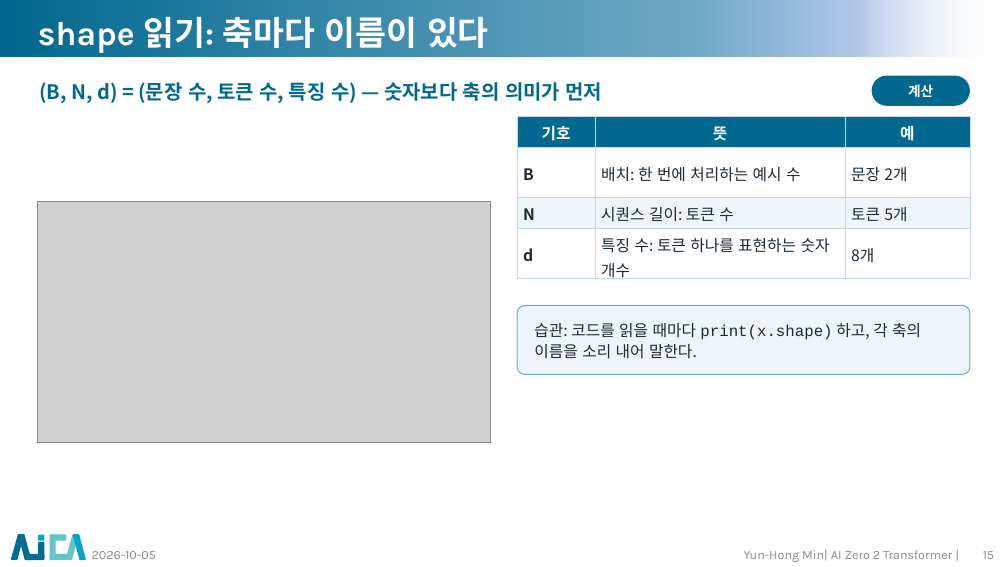
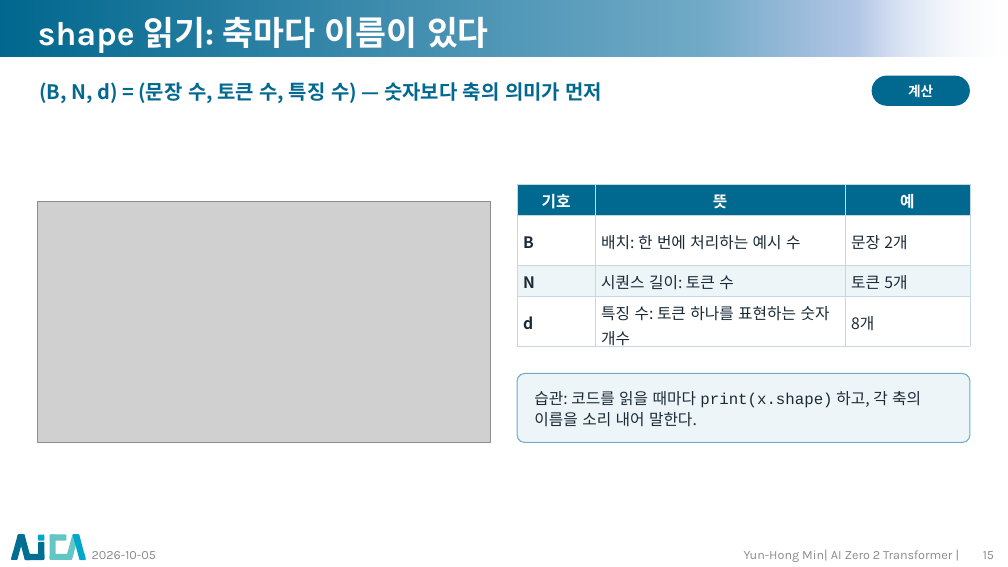
Before and after one commit to myunhh/AI-Zero-2-Transformers, a slide deck: slide 15 of lectures/week01_tensor_and_learning.pptx. Drawn at 1008x567 pixels with LibreOffice and Linux fonts; fonts in the diff are those of the drawing; grey boxes stand for pictures; background and template pictures are left out. Boxes give left, top, right and bottom in pixels: in the first picture for what was removed or moved away, otherwise in the second. Text is boxed around its words. In the diff, an @@ line names an element or a change of style, - is before the commit and + after.

```diff
--- a/lectures/week01_tensor_and_learning.pptx
+++ b/lectures/week01_tensor_and_learning.pptx
@@ table moved from (x1=517, y1=116, x2=969, y2=283) to (x1=517, y1=185, x2=969, y2=351) @@
@@ rounded rectangle "습관: 코드를 읽을 때마다 print(x.shape) ..." moved from (x1=517, y1=306, x2=970, y2=374) to (x1=517, y1=374, x2=970, y2=442) @@
```
Also in this commit, not shown: 13 other slides changed, 12 other files.
